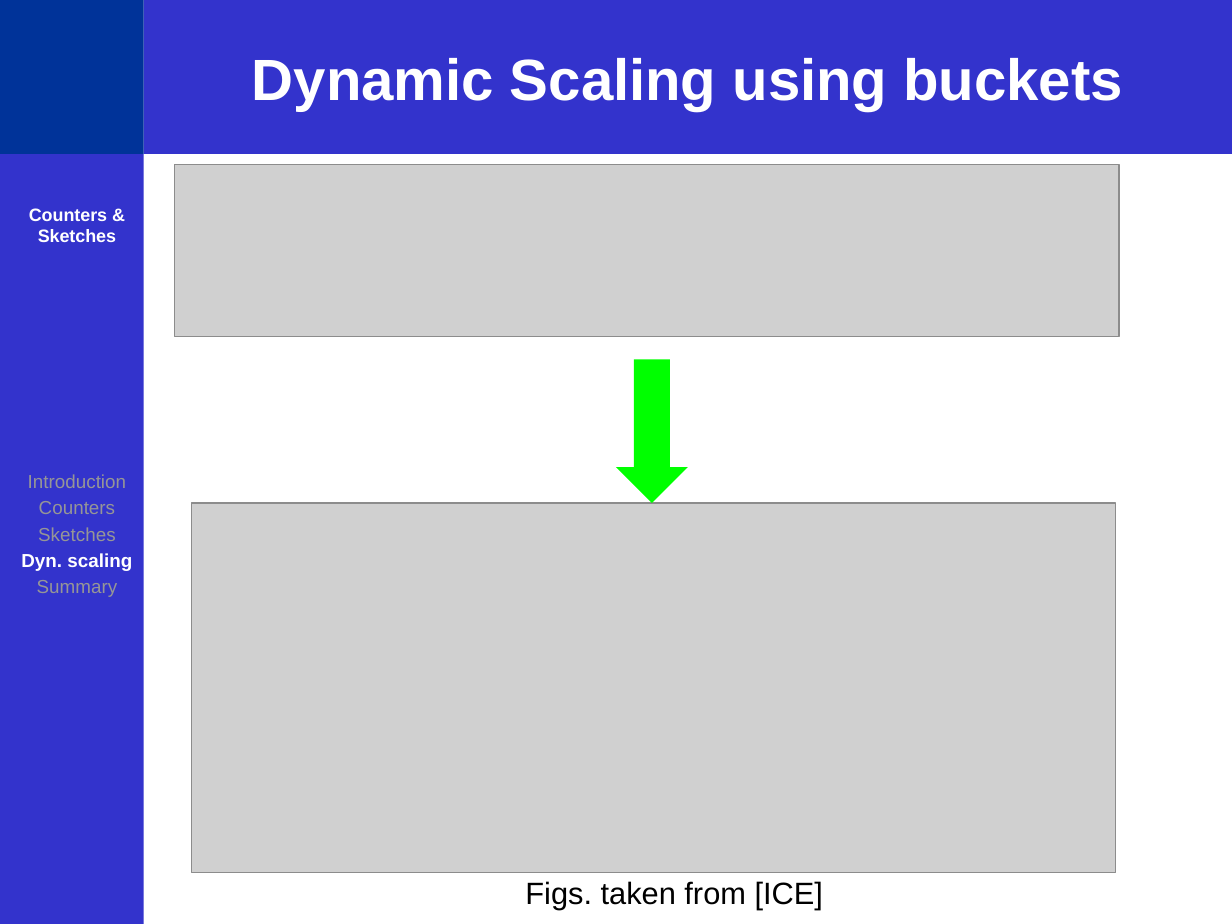
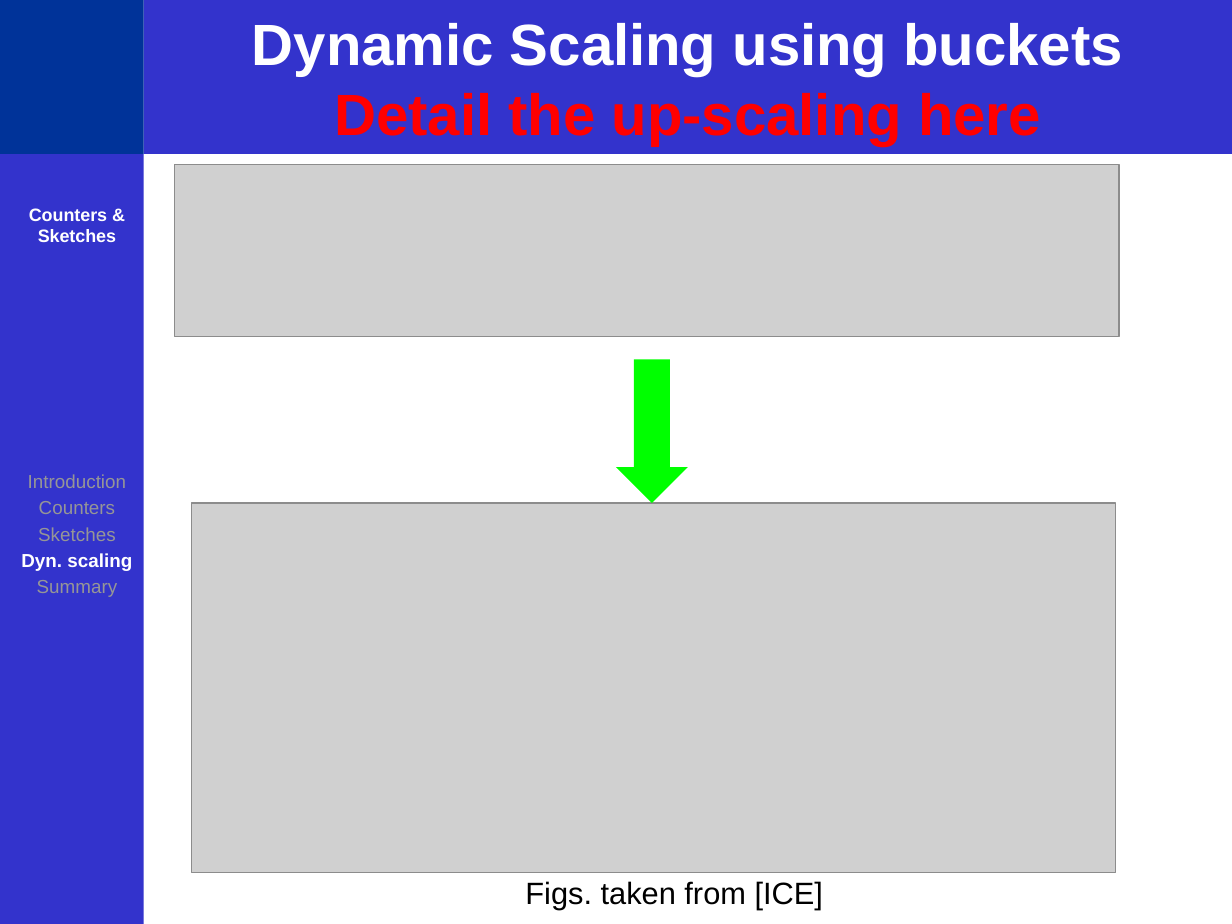
Before and after one commit to ofanan/Sketches, a slide deck: slide 33 of Cntrs seminar NextSilicon.pptx. Drawn at 1232x924 pixels with LibreOffice and Linux fonts; fonts in the diff are those of the drawing; grey boxes stand for pictures. Boxes give left, top, right and bottom in pixels: in the first picture for what was removed or moved away, otherwise in the second. Text is boxed around its words. In the diff, an @@ line names an element or a change of style, - is before the commit and + after.

```diff
--- a/Cntrs seminar NextSilicon.pptx
+++ b/Cntrs seminar NextSilicon.pptx
@@ title at <box>252,23,1122,146</box>: text changed @@
-Dynamic Scaling using buckets
+Dynamic Scaling using buckets
+Detail the up-scaling here
```
Also in this commit, not shown: 3 other slides changed, 6 other files.
